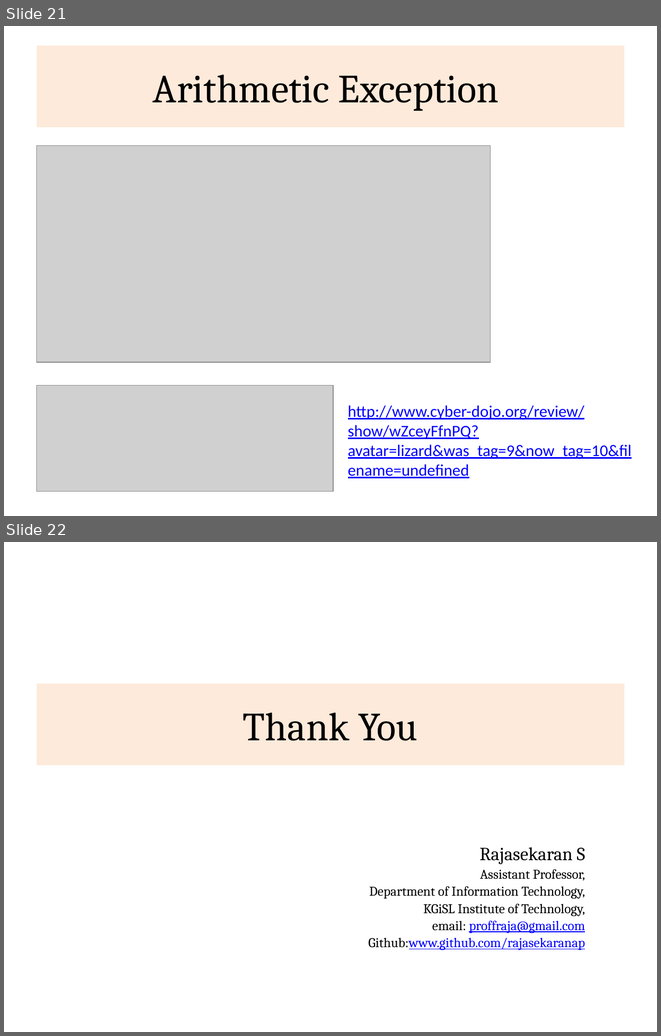
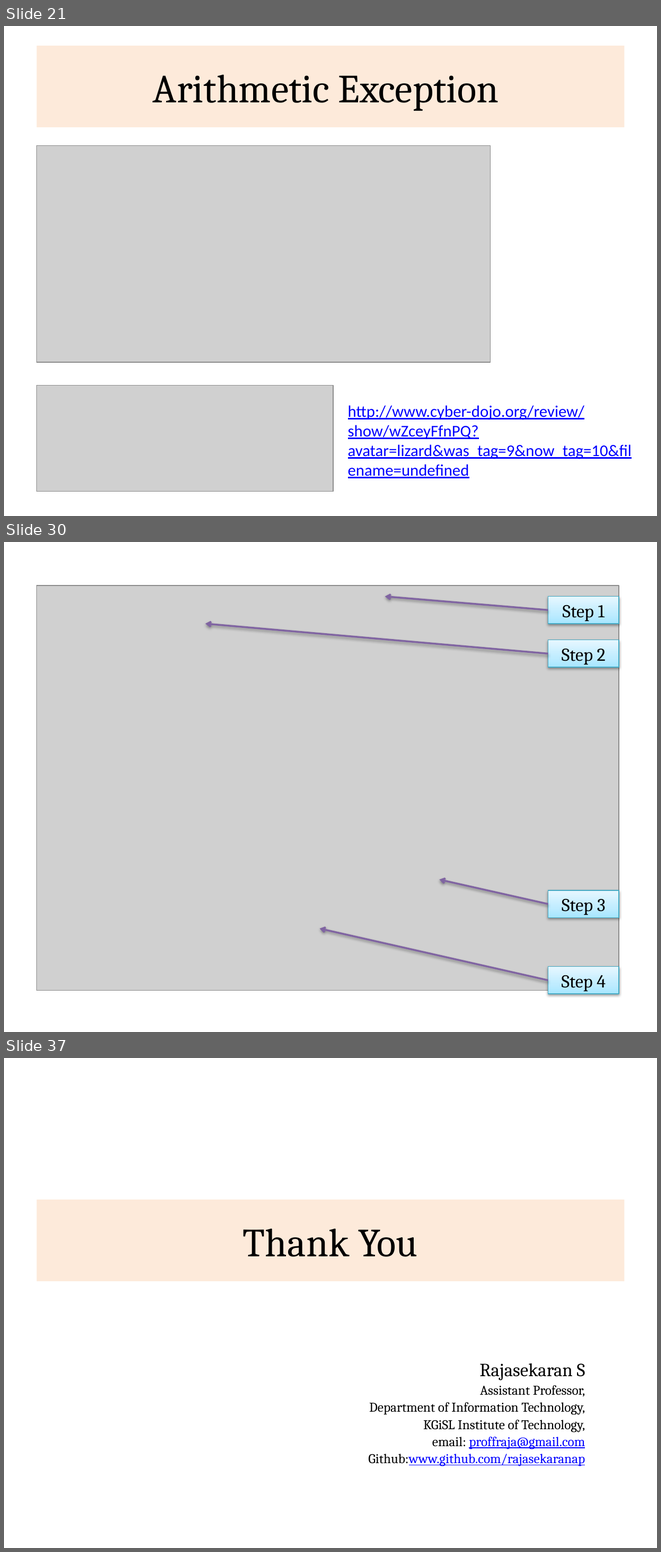
Before and after one commit to rajasekaran36/CS8392-OOPS, a slide deck: Slides/Unit 3/CS8392-U2-Exceptions.pptx. Shown one above the other, each under a label of ours: slides 21 and 22 before the commit, slides 21, 30 and 37 after it; the slides between them are not shown. The pictures are 661x1036 and 661x1552 pixels, drawn with LibreOffice and Linux fonts; fonts in the diff are those of the drawing; grey boxes stand for pictures. Boxes give left, top, right and bottom in pixels: in the first picture for what was removed or moved away, otherwise in the second. Text is boxed around its words. In the diff, an @@ line names an element or a change of style, - is before the commit and + after.

```diff
--- a/Slides/Unit 3/CS8392-U2-Exceptions.pptx
+++ b/Slides/Unit 3/CS8392-U2-Exceptions.pptx
@@ slide 30 added at box(4, 542, 657, 1032), background #FFFFFF @@
@@ picture added at box(37, 586, 619, 990) @@
@@ arrow added from (548, 610) to (385, 596), #8064A2 2 pt @@
@@ rectangle added at box(548, 596, 618, 624), fill gradient #A7E6FF to #C1EDFF to #E7F8FF, outline #46AAC5 0.75 pt, 20 pt, text #000000 @@
+Step 1
@@ arrow added from (548, 654) to (205, 624), #8064A2 2 pt @@
@@ rectangle added at box(548, 640, 618, 668), fill gradient #A7E6FF to #C1EDFF to #E7F8FF, outline #46AAC5 0.75 pt, 20 pt, text #000000 @@
+Step 2
@@ arrow added from (548, 904) to (440, 880), #8064A2 2 pt @@
@@ rectangle added at box(548, 890, 618, 917), fill gradient #A7E6FF to #C1EDFF to #E7F8FF, outline #46AAC5 0.75 pt, 20 pt, text #000000 @@
+Step 3
@@ arrow added from (548, 980) to (319, 928), #8064A2 2 pt @@
@@ rectangle added at box(548, 967, 618, 994), fill gradient #A7E6FF to #C1EDFF to #E7F8FF, outline #46AAC5 0.75 pt, 20 pt, text #000000 @@
+Step 4
@@ what was slide 22 is now slide 37 @@
```
Also in this commit, not shown: 14 other slides added.
